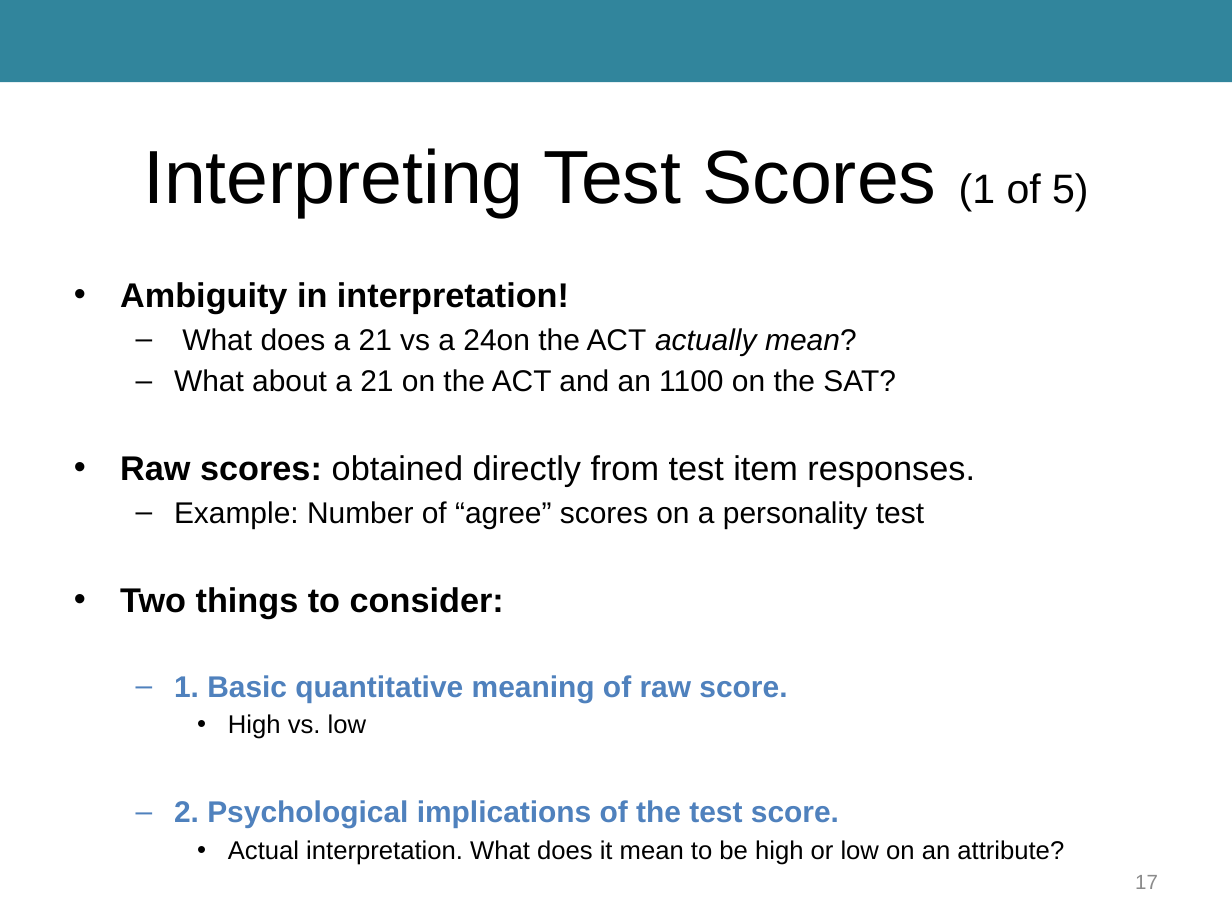
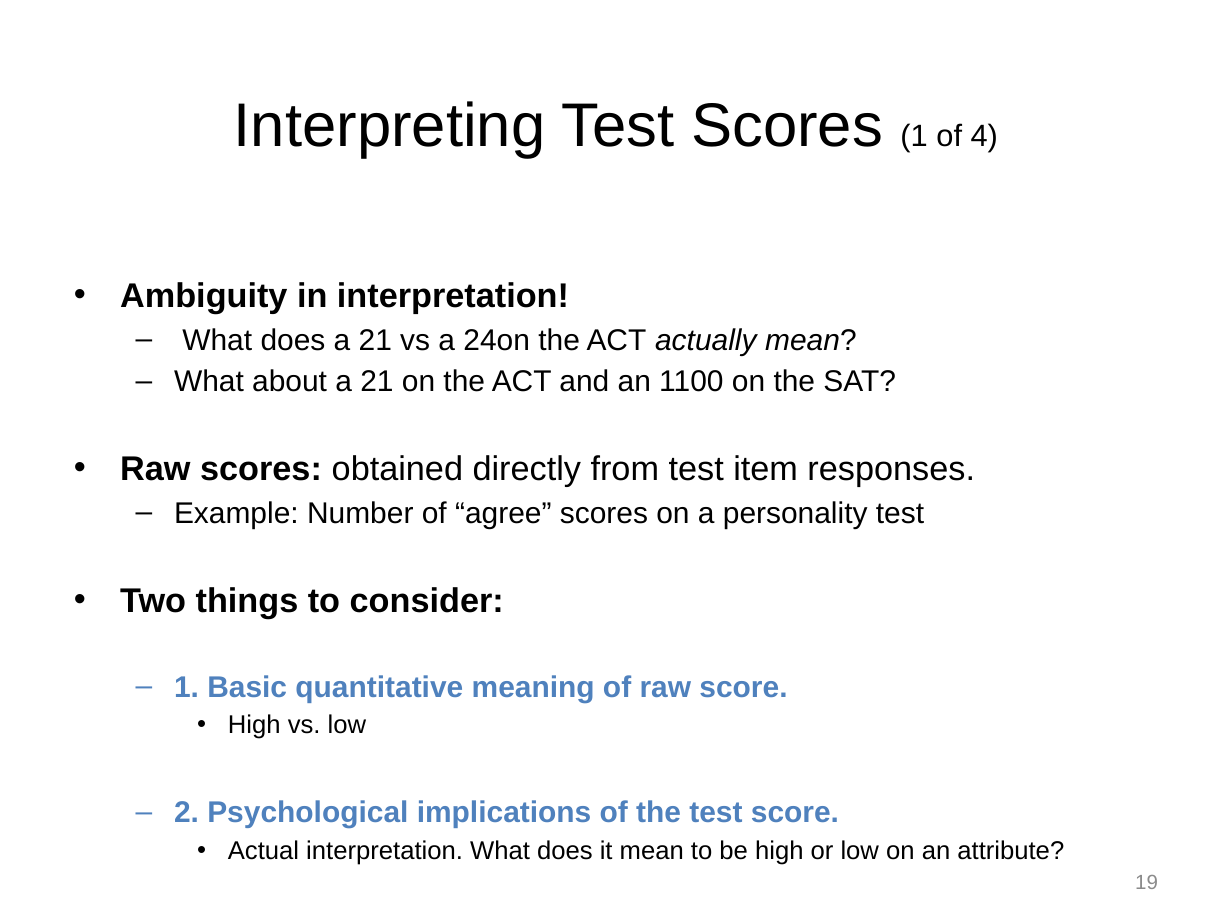
Before and after one commit to npm27/Teaching-Materials, a slide deck: slide 19 of Tests and Eval/Slides/3 Chapter 3.pptx (slide 17 before the commit). Drawn at 1232x924 pixels with LibreOffice and Linux fonts; fonts in the diff are those of the drawing. Boxes give left, top, right and bottom in pixels: in the first picture for what was removed or moved away, otherwise in the second. Text is boxed around its words. In the diff, an @@ line names an element or a change of style, - is before the commit and + after.

```diff
--- a/Tests and Eval/Slides/3 Chapter 3.pptx
+++ b/Tests and Eval/Slides/3 Chapter 3.pptx
@@ rectangle removed at <box>0,0,1232,83</box> @@
@@ title at <box>234,101,998,158</box>: text changed; size 44 to 36 pt @@
-Interpreting Test Scores (1 of 5)
+Interpreting Test Scores (1 of 4)
@@ page number at <box>1135,875,1158,889</box>: text changed @@
-17
+19
```
Also in this commit, not shown: 22 other slides changed, 2 slides added, 1 slide removed, 9 other files.
